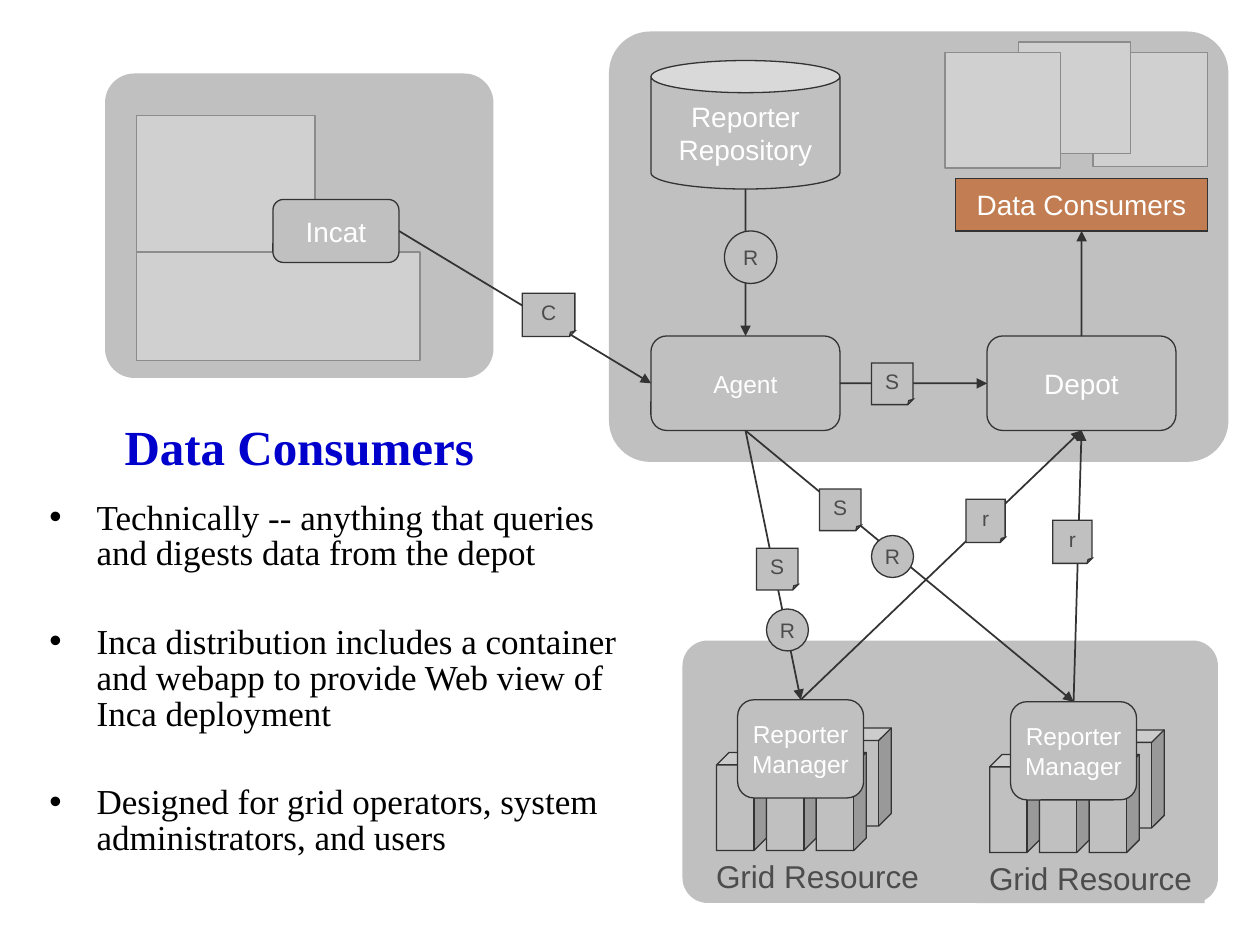
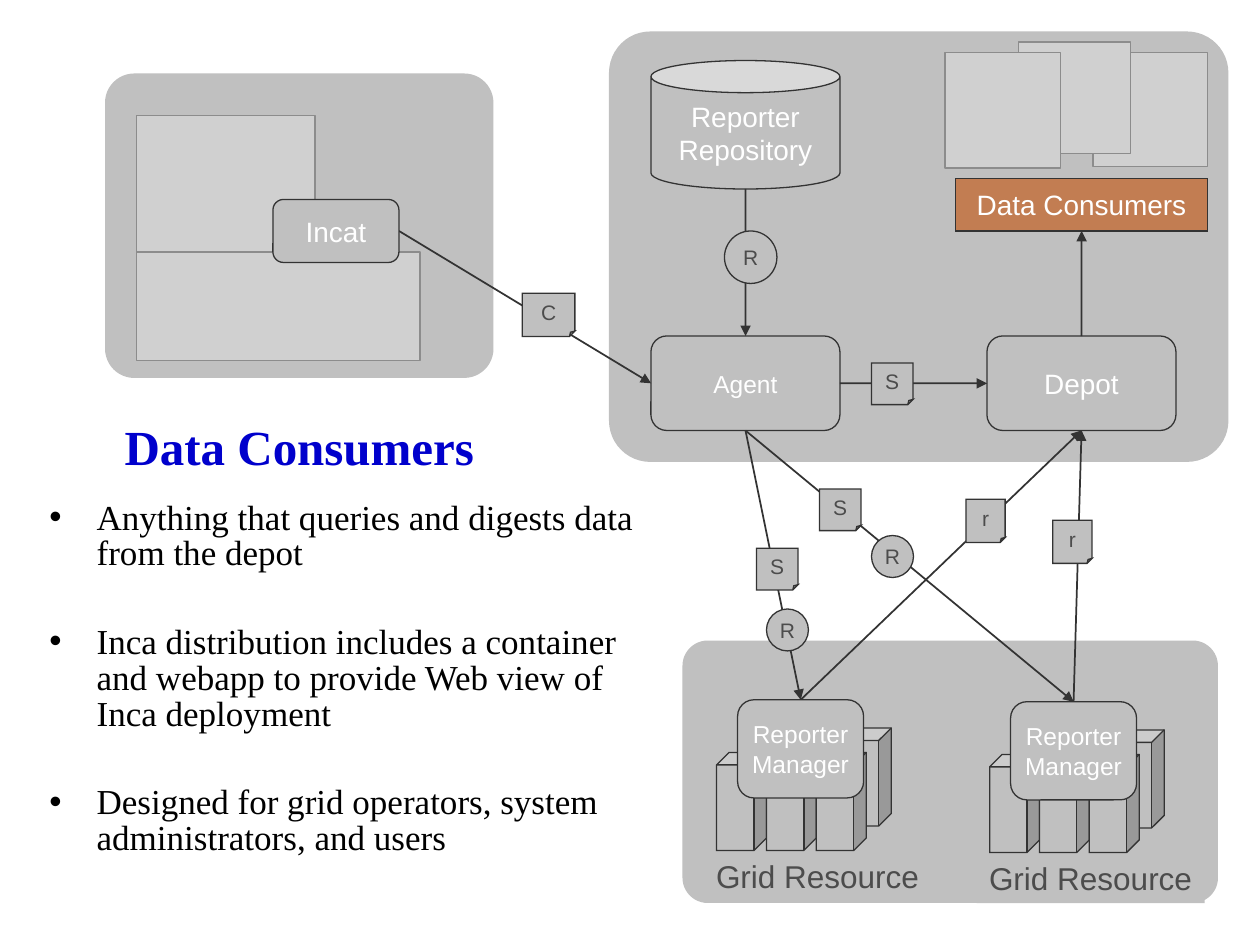
Before and after one commit to IncaProject/inca-xsede, a slide deck: slide 2 of talks/2008workshop/consumer.ppt. Drawn at 1260x945 pixels with LibreOffice and Linux fonts; fonts in the diff are those of the drawing; grey boxes stand for pictures. Boxes give left, top, right and bottom in pixels: in the first picture for what was removed or moved away, otherwise in the second. Text is boxed around its words. In the diff, an @@ line names an element or a change of style, - is before the commit and + after.

```diff
--- a/talks/2008workshop/consumer.ppt
+++ b/talks/2008workshop/consumer.ppt
@@ text at bbox=[97, 505, 632, 573]: text changed @@
-• Technically -- anything that queries and digests data from the depot
+• Anything that queries and digests data from the depot
```
Also in this commit, not shown: 2 other slides changed.
